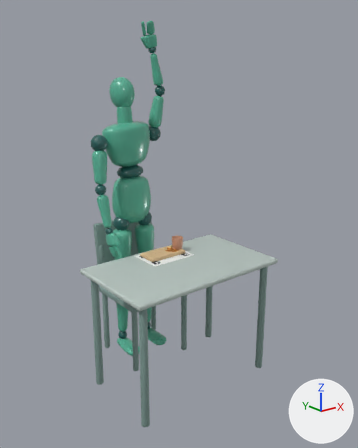
The glTF model web/public/avatar/praxis_avatar.glb as it was, and as the next commit left it.
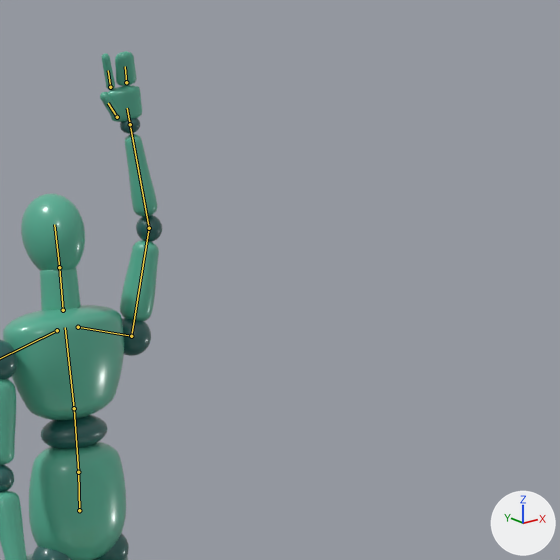
There are two pictures of each version: one whole from a 50 mm lens placed at (-1.68, -2.58, 1.82), pointed at (0.09, -0.37, 0.93), one close up on the part from 28% to 90% of the width and 0% to 50% of the height. The lights are fixed; the arrows at lower right show +X, +Y and +Z. The first two pictures are the older version. Both versions are drawn at frame 27 of the action 'flexion'; the numbers are the values there. The bones that change, and the others that lie on the model, are drawn over the model as lines in the close-ups.

Objects in the first close-up: 'body'.
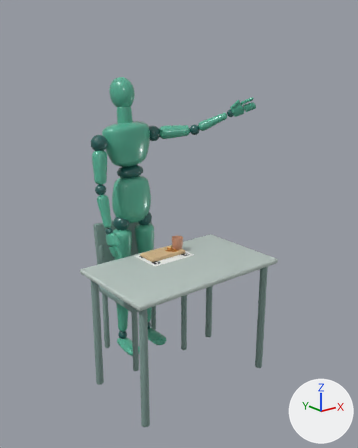
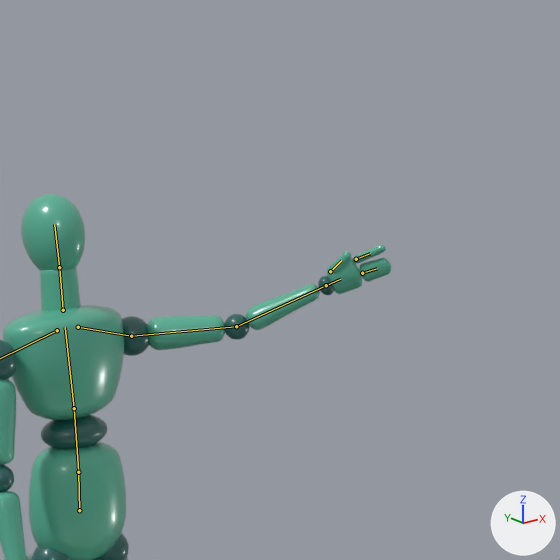
Diff of the bpy script that builds the scene:
```diff
--- a/web/public/avatar/praxis_avatar.glb.py
+++ b/web/public/avatar/praxis_avatar.glb.py
@@ bone_upper_arm_l @@
 bone_upper_arm_l = bpy.data.objects['praxis_rig'].pose.bones['upper_arm_L']  # child of 'clavicle_L'
-bone_upper_arm_l.rotation_quaternion = (0.149, 0.859, -0.075, 0.484)  # degrees (159, -59, 2)
+bone_upper_arm_l.rotation_quaternion = (0.699, 0.604, -0.215, 0.317)  # degrees (76, -43, 15)
```

What differs and where, as boxes [x1, y1, x2, y2] in the close-ups (560 x 560 px):
'body', posed
    before: [0, 51, 162, 560]
    after: [0, 193, 391, 560]
bone 'upper_arm_L', root to tip
    before: (131, 336) to (149, 228)
    after: (131, 336) to (236, 326)
